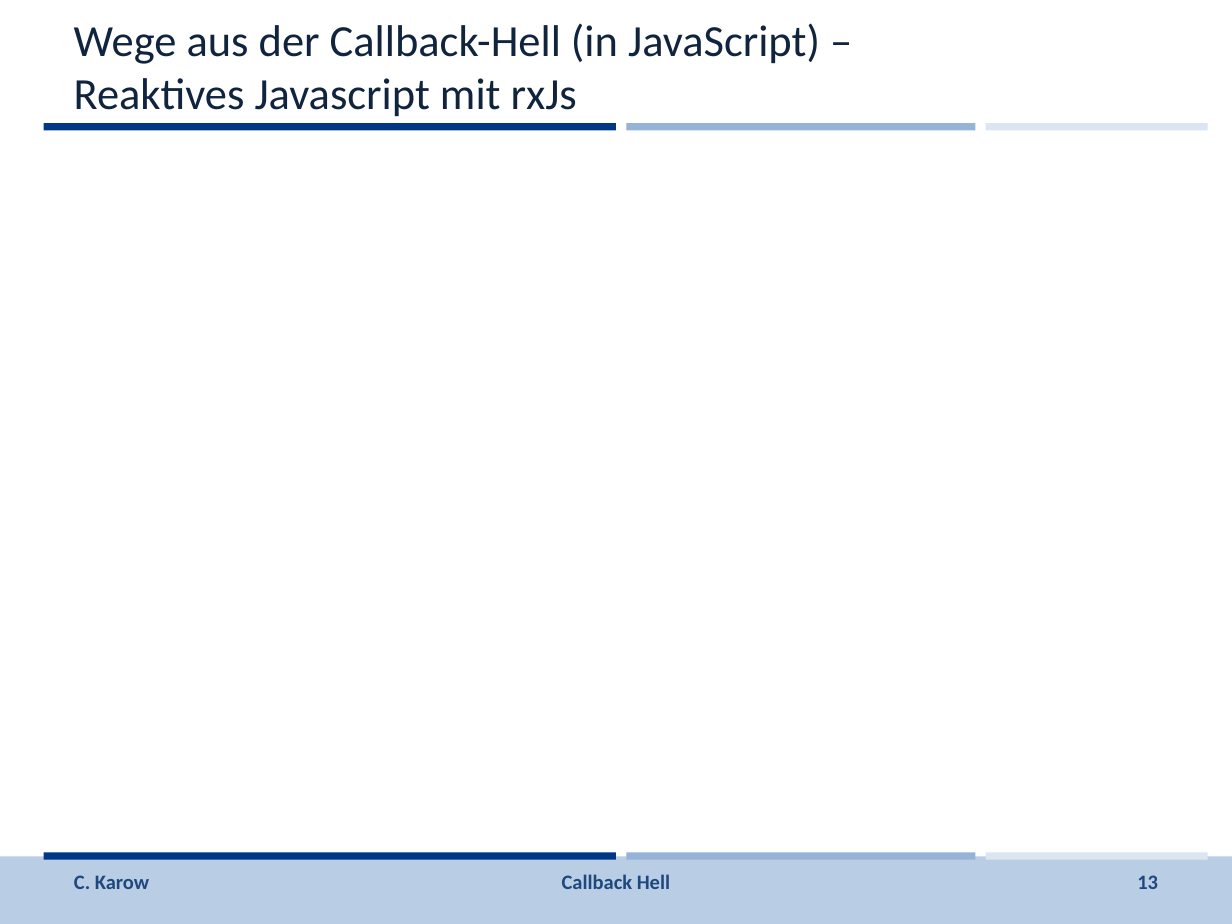
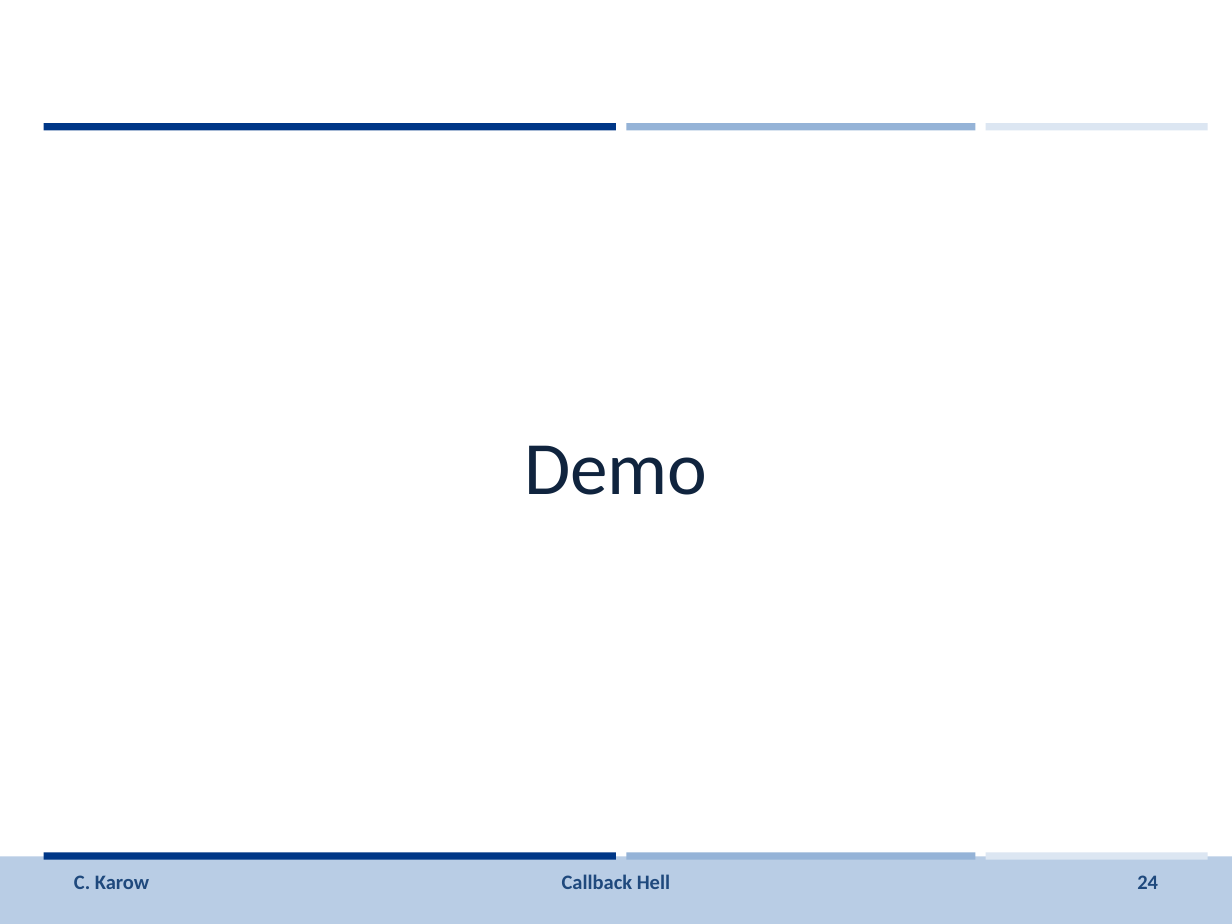
Before and after one commit to johbra/Reaktive-Programmierung, a slide deck: slide 24 of Vorlesung/Folien/CallbackHell.pptx (slide 13 before the commit). Drawn at 1232x924 pixels with LibreOffice and Linux fonts; fonts in the diff are those of the drawing; background and template pictures are left out. Boxes give left, top, right and bottom in pixels: in the first picture for what was removed or moved away, otherwise in the second. Text is boxed around its words. In the diff, an @@ line names an element or a change of style, - is before the commit and + after.

```diff
--- a/Vorlesung/Folien/CallbackHell.pptx
+++ b/Vorlesung/Folien/CallbackHell.pptx
@@ title removed at (74,23,820,117) @@
-Wege aus der Callback-Hell (in JavaScript) – Reaktives Javascript mit rxJs
@@ title added at (524,445,707,495), 44 pt, text #0F243E @@
+Demo
@@ page number at (1137,875,1158,889): text changed @@
-13
+24
```
Also in this commit, not shown: 6 other slides changed, 11 slides added, 3 other files.
